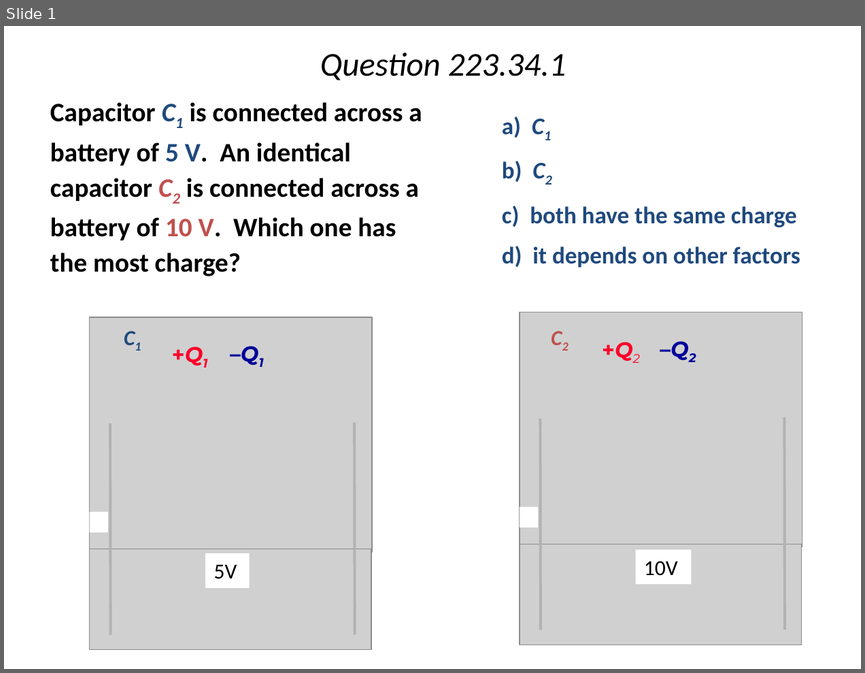
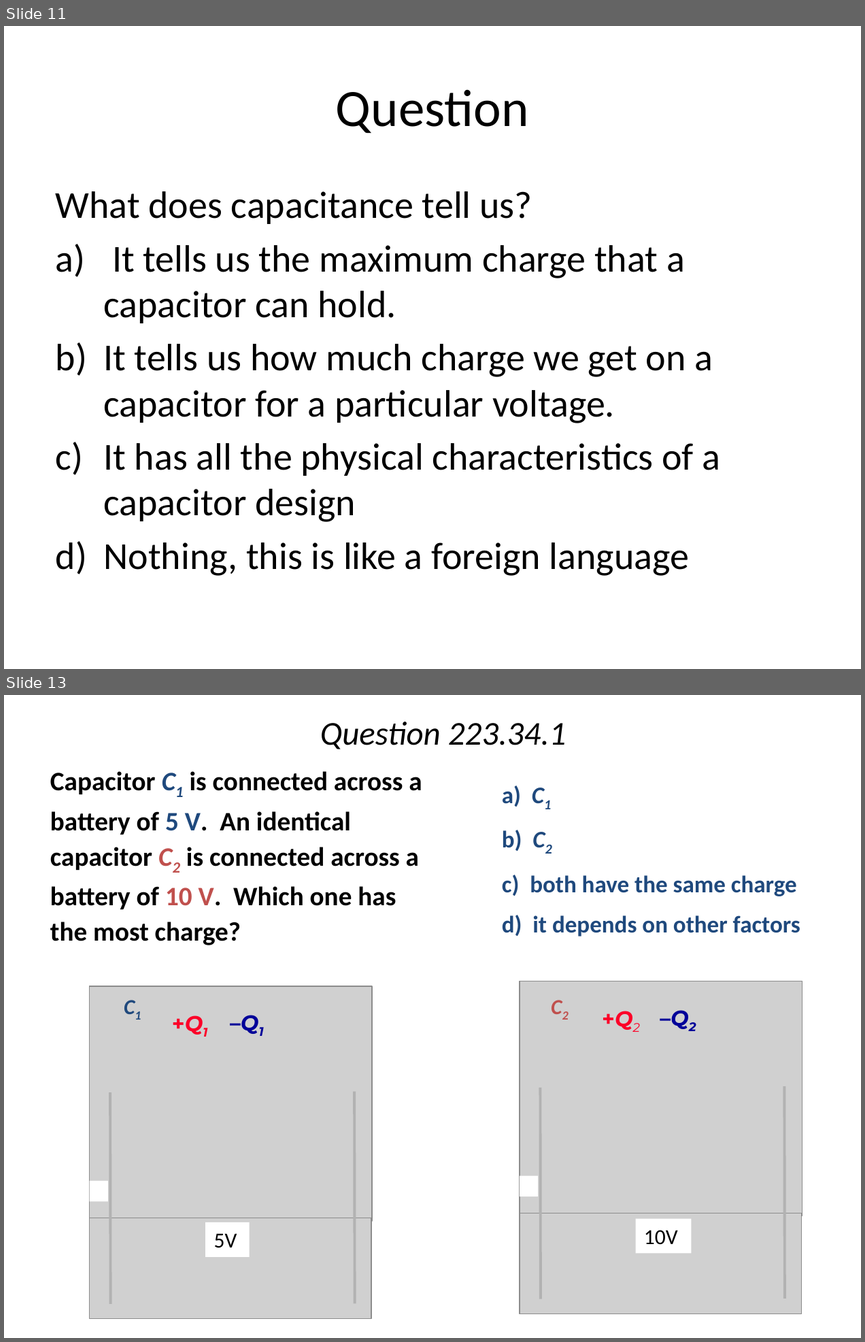
Before and after one commit to rtlines/PH223-Engineering-Physics, a slide deck: Slides/PH223_Lecture_15.pptx. Shown one above the other, each under a label of ours: slide 1 before the commit, slides 11 and 13 after it; the slides between them are not shown. The pictures are 865x673 and 865x1342 pixels, drawn with LibreOffice and Linux fonts; fonts in the diff are those of the drawing; grey boxes stand for pictures. Boxes give left, top, right and bottom in pixels: in the first picture for what was removed or moved away, otherwise in the second. Text is boxed around its words. In the diff, an @@ line names an element or a change of style, - is before the commit and + after.

```diff
--- a/Slides/PH223_Lecture_15.pptx
+++ b/Slides/PH223_Lecture_15.pptx
@@ slide 11 added at (x1=4, y1=26, x2=861, y2=669), background #FFFFFF @@
@@ title added at (x1=336, y1=89, x2=529, y2=133), 44 pt, text #000000 @@
+Question
@@ text added at (x1=56, y1=191, x2=721, y2=575), 32 pt, text #000000 @@
+What does capacitance tell us?
+a) It tells us the maximum charge that a capacitor can hold.
+b) It tells us how much charge we get on a capacitor for a particular voltage.
+c) It has all the physical characteristics of a capacitor design
+d) Nothing, this is like a foreign language
@@ what was slide 1 is now slide 13 @@
```
Also in this commit, not shown: 11 other slides added, 30 other files.
